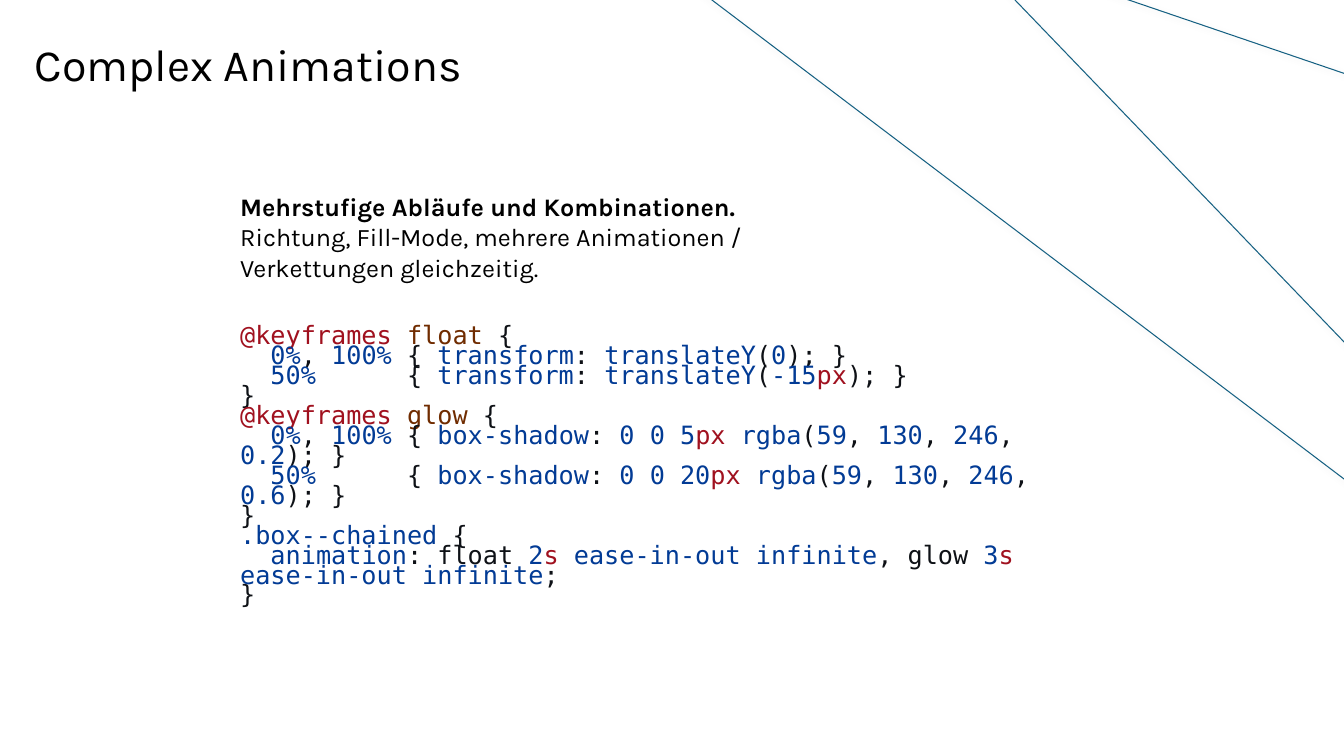
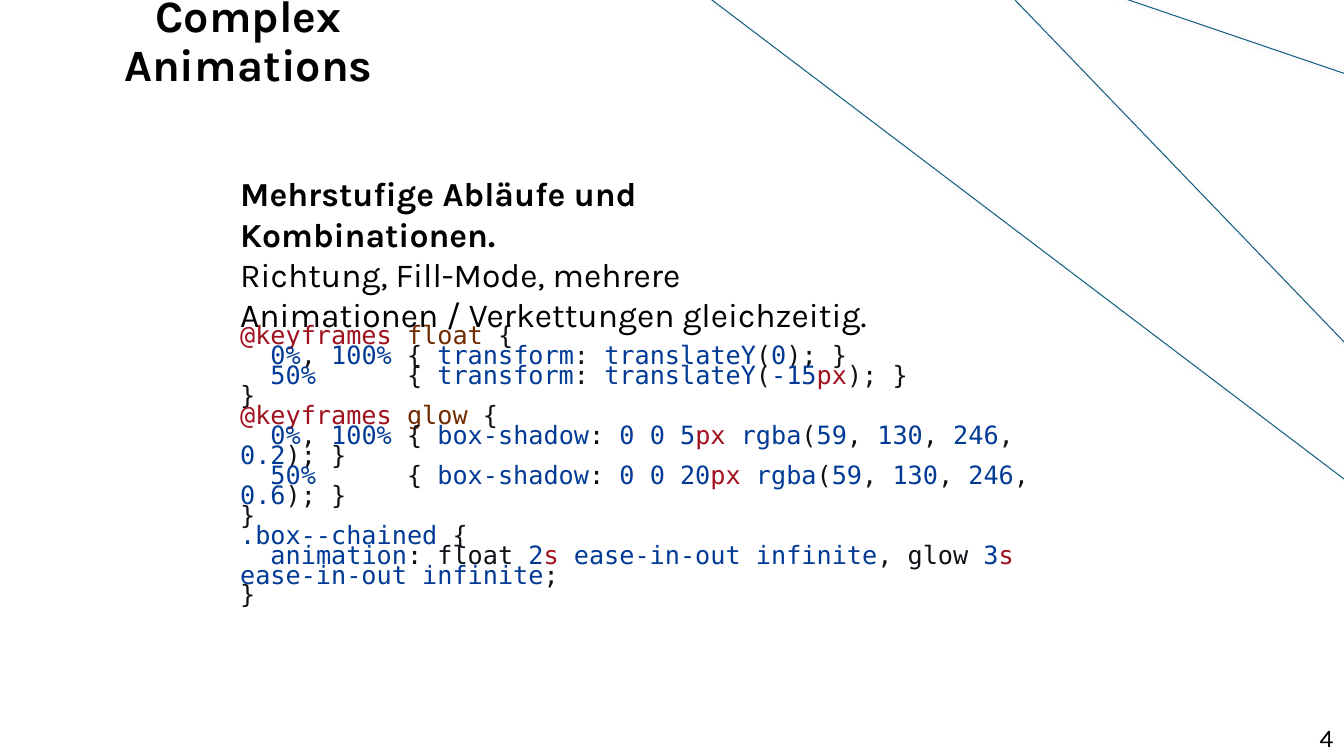
Before and after one commit to wannas234/CSS-Animationen-und-Transitionen, a slide deck: slide 5 of Präsentation-CSS-T&A.pptx. Drawn at 1344x756 pixels with LibreOffice and Linux fonts; fonts in the diff are those of the drawing; background and template pictures are left out. Boxes give left, top, right and bottom in pixels: in the first picture for what was removed or moved away, otherwise in the second. Text is boxed around its words. In the diff, an @@ line names an element or a change of style, - is before the commit and + after.

```diff
--- a/Präsentation-CSS-T&A.pptx
+++ b/Präsentation-CSS-T&A.pptx
@@ text "Complex Animations" at <box>124,1,373,82</box>: bold on @@
@@ text "Mehrstufige Abläufe und Kombinationen. Richtung, ...": place and size @@
-text "Mehrstufige Abläufe und Kombinationen. Richtung, ..." at <box>240,198,735,283</box>
+text "Mehrstufige Abläufe und Kombinationen. Richtung, ..." at <box>240,182,867,336</box>
@@ text "Mehrstufige Abläufe und Kombinationen. Richtung, ..." at <box>240,182,867,336</box>: size 18 to 24 pt @@
@@ text added at <box>1319,731,1333,747</box>, 18 pt, text #000000 @@
+4
```
Also in this commit, not shown: 3 other slides changed, 1 slide added, 10 other files.
